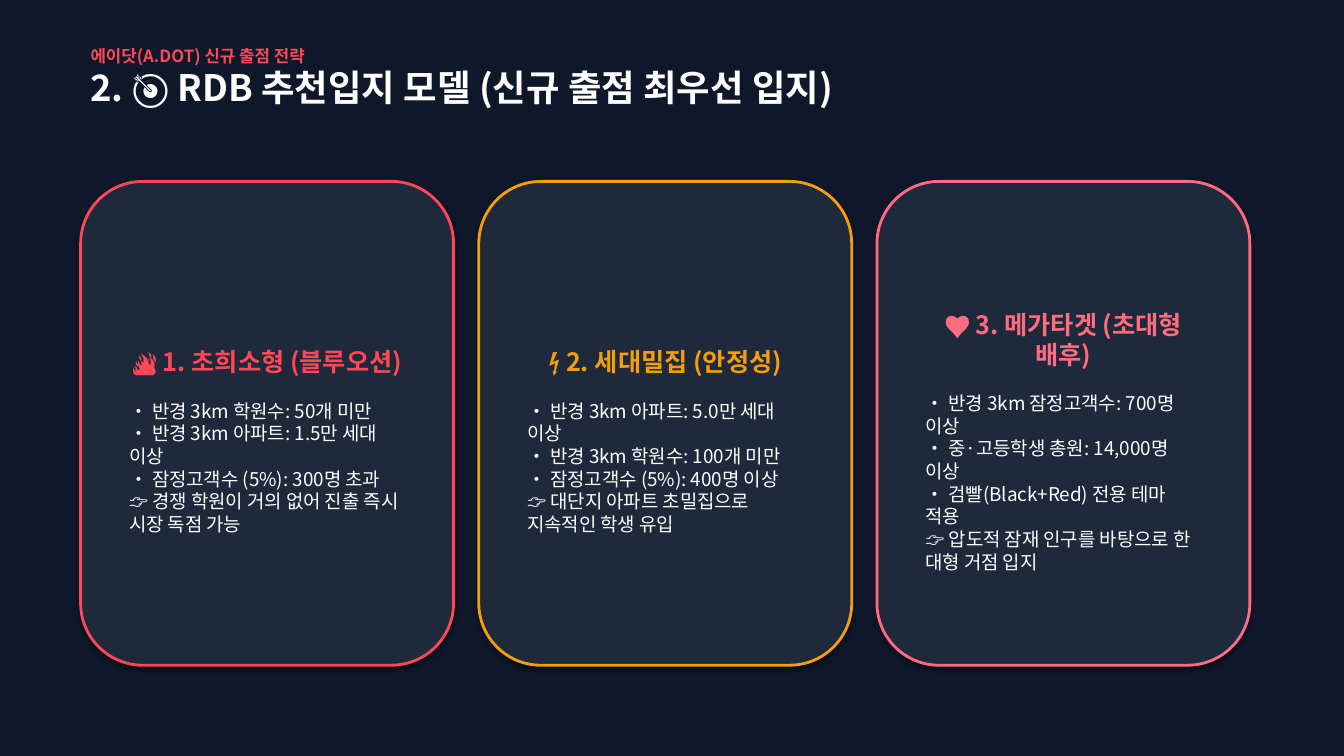
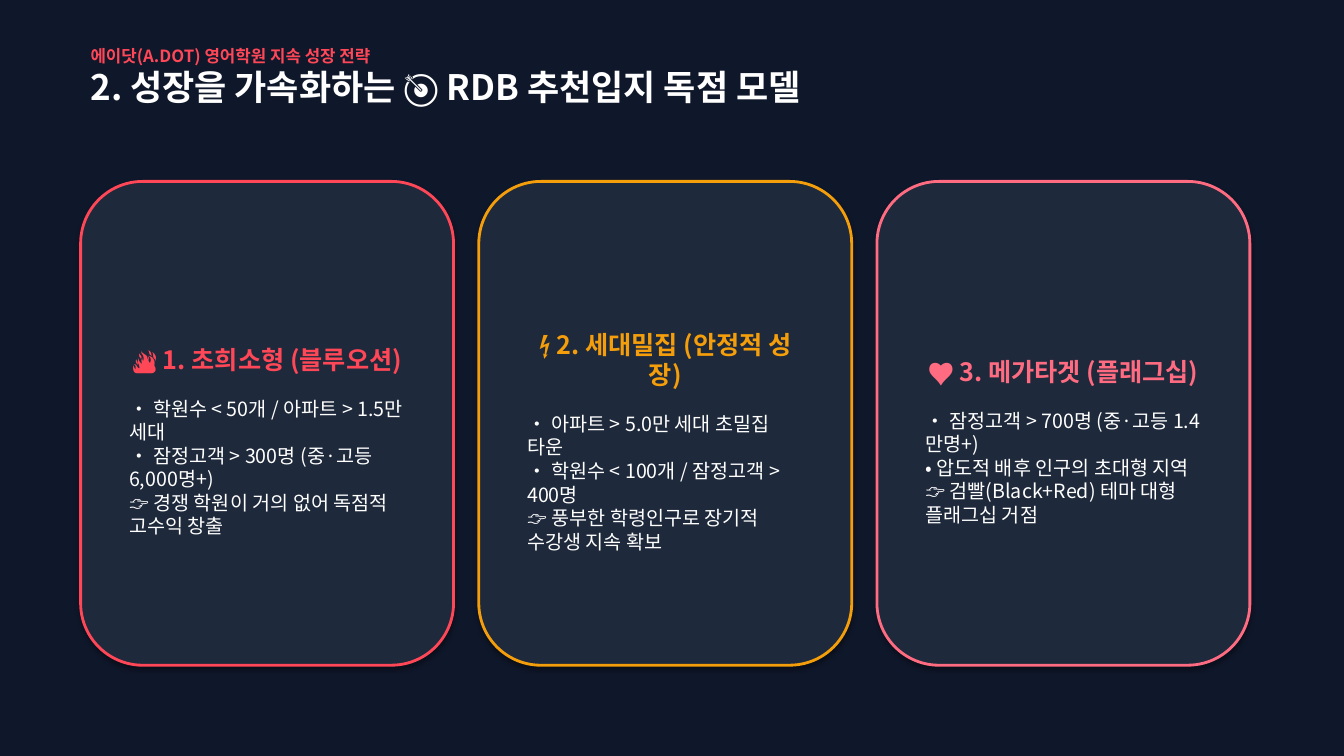
Before and after one commit to adotoperation/adotinformationmap, a slide deck: slide 3 of adot_expansion_presentation.pptx. Drawn at 1344x756 pixels with LibreOffice and Linux fonts; fonts in the diff are those of the drawing. Boxes give left, top, right and bottom in pixels: in the first picture for what was removed or moved away, otherwise in the second. Text is boxed around its words. In the diff, an @@ line names an element or a change of style, - is before the commit and + after.

```diff
--- a/adot_expansion_presentation.pptx
+++ b/adot_expansion_presentation.pptx
@@ text at [91, 48, 800, 104]: text changed; size 26 to 25 pt @@
-에이닷(A.DOT) 신규 출점 전략
-2. 🎯 RDB 추천입지 모델 (신규 출점 최우선 입지)
+에이닷(A.DOT) 영어학원 지속 성장 전략
+2. 성장을 가속화하는 🎯 RDB 추천입지 독점 모델
@@ text in rounded rectangle at [527, 333, 792, 551]: text changed; size 13.5 to 14 pt @@
-⚡ 2. 세대밀집 (안정성)
-• 반경 3km 아파트: 5.0만 세대 이상
-• 반경 3km 학원수: 100개 미만
-• 잠정고객수 (5%): 400명 이상
-👉 대단지 아파트 초밀집으로 지속적인 학생 유입
+⚡ 2. 세대밀집 (안정적 성장)
+• 아파트 > 5.0만 세대 초밀집 타운
+• 학원수 < 100개 / 잠정고객 > 400명
+👉 풍부한 학령인구로 장기적 수강생 지속 확보
@@ text in rounded rectangle at [925, 360, 1200, 524]: text changed; size 13.5 to 14 pt @@
-🖤 3. 메가타겟 (초대형 배후)
-• 반경 3km 잠정고객수: 700명 이상
-• 중·고등학생 총원: 14,000명 이상
-• 검빨(Black+Red) 전용 테마 적용
-👉 압도적 잠재 인구를 바탕으로 한 대형 거점 입지
+🖤 3. 메가타겟 (플래그십)
+• 잠정고객 > 700명 (중·고등 1.4만명+)
+• 압도적 배후 인구의 초대형 지역
+👉 검빨(Black+Red) 테마 대형 플래그십 거점
@@ text in rounded rectangle at [129, 399, 402, 535]: text changed; size 13.5 to 14 pt @@
-• 반경 3km 학원수: 50개 미만
-• 반경 3km 아파트: 1.5만 세대 이상
-• 잠정고객수 (5%): 300명 초과
-👉 경쟁 학원이 거의 없어 진출 즉시 시장 독점 가능
+• 학원수 < 50개 / 아파트 > 1.5만 세대
+• 잠정고객 > 300명 (중·고등 6,000명+)
+👉 경쟁 학원이 거의 없어 독점적 고수익 창출
```
Also in this commit, not shown: 3 other slides changed, 1 slide added, 1 slide removed, 1 other file.
